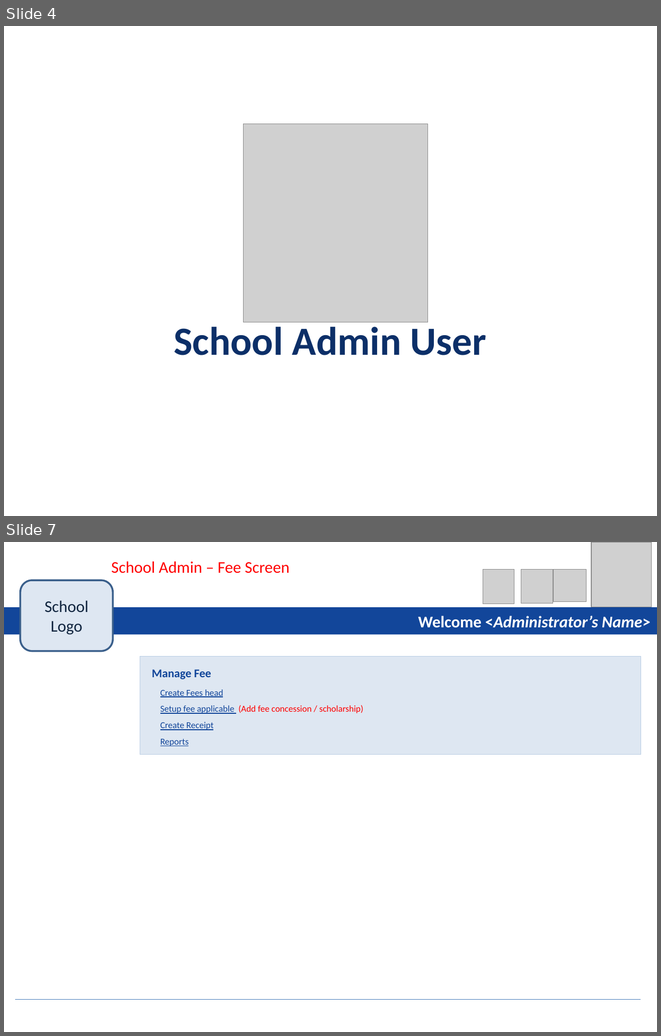
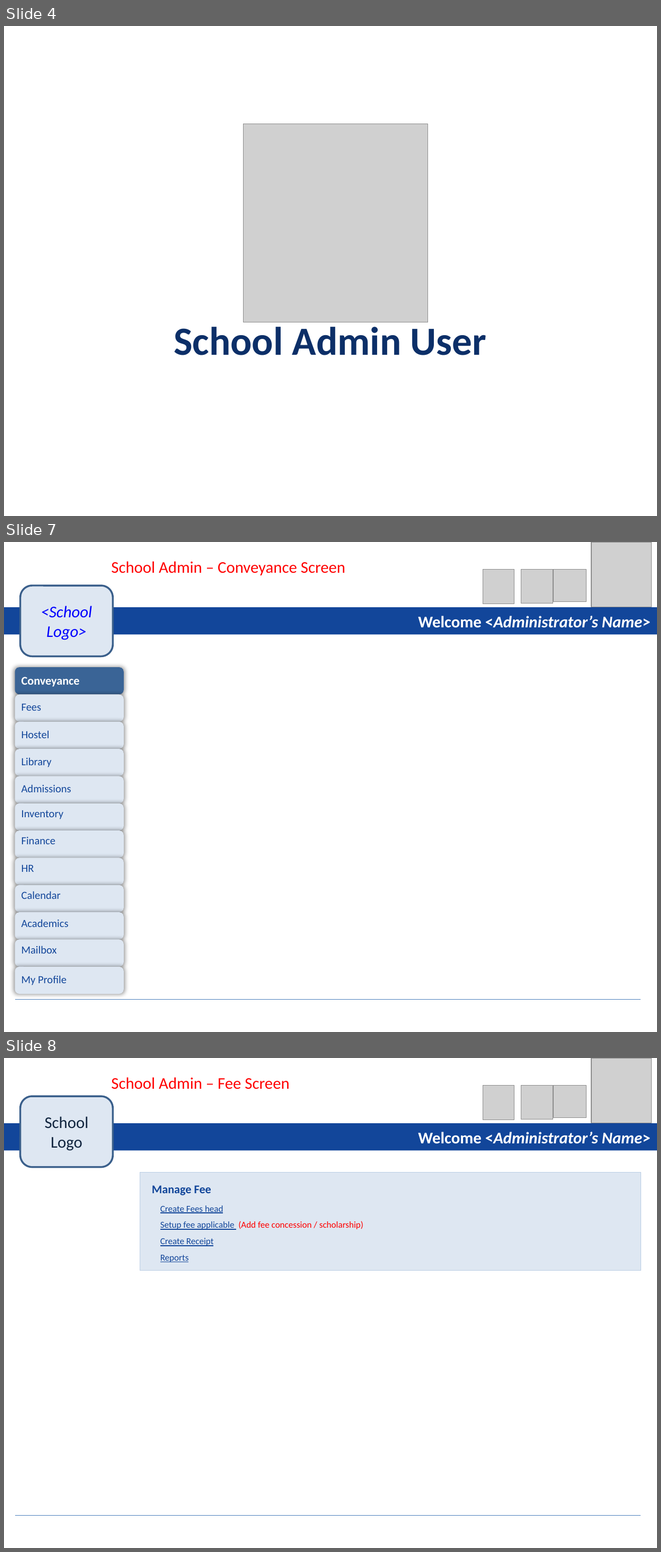
Before and after one commit to prashantking187/schoolerprepo, a slide deck: branches/Design/ERP Final.pptx. Shown one above the other, each under a label of ours: slides 4 and 7 before the commit, slides 4, 7 and 8 after it; the slides between them are not shown. The pictures are 661x1036 and 661x1552 pixels, drawn with LibreOffice and Linux fonts; fonts in the diff are those of the drawing; grey boxes stand for pictures. Boxes give left, top, right and bottom in pixels: in the first picture for what was removed or moved away, otherwise in the second. Text is boxed around its words. In the diff, an @@ line names an element or a change of style, - is before the commit and + after.

```diff
--- a/branches/Design/ERP Final.pptx
+++ b/branches/Design/ERP Final.pptx
@@ slide 7 added at (x1=4, y1=542, x2=657, y2=1032), background #FFFFFF @@
@@ picture added at (x1=591, y1=542, x2=651, y2=607) @@
@@ text added at (x1=111, y1=561, x2=345, y2=575), 18 pt, text #FF0000 @@
+School Admin – Conveyance Screen
@@ picture added at (x1=483, y1=570, x2=514, y2=604) @@
@@ picture added at (x1=521, y1=570, x2=553, y2=603) @@
@@ picture added at (x1=554, y1=570, x2=586, y2=602) @@
@@ rounded rectangle added at (x1=20, y1=586, x2=113, y2=656), fill #DEE7F2, outline #3A5F8C 2 pt, 18 pt, text #0000FF, italic @@
+<School Logo>
@@ rectangle added at (x1=4, y1=607, x2=657, y2=635), fill #12469A, 18 pt, text #FFFFFF, bold, italic @@
+Welcome <Administrator’s Name>
@@ group added at (x1=15, y1=668, x2=124, y2=994): 12 rounded rectangles, 12 texts @@
+Conveyance
+Library
+Fees
+Hostel
+Inventory
+Finance
+HR
+Academics
+Calendar
+Mailbox
+Admissions
+My Profile
@@ line added from (15, 999) to (641, 999), #4B7EBC 0.75 pt @@
@@ what was slide 7 is now slide 8 @@
```
Also in this commit, not shown: 4 slides changed, 1 other slide added.
